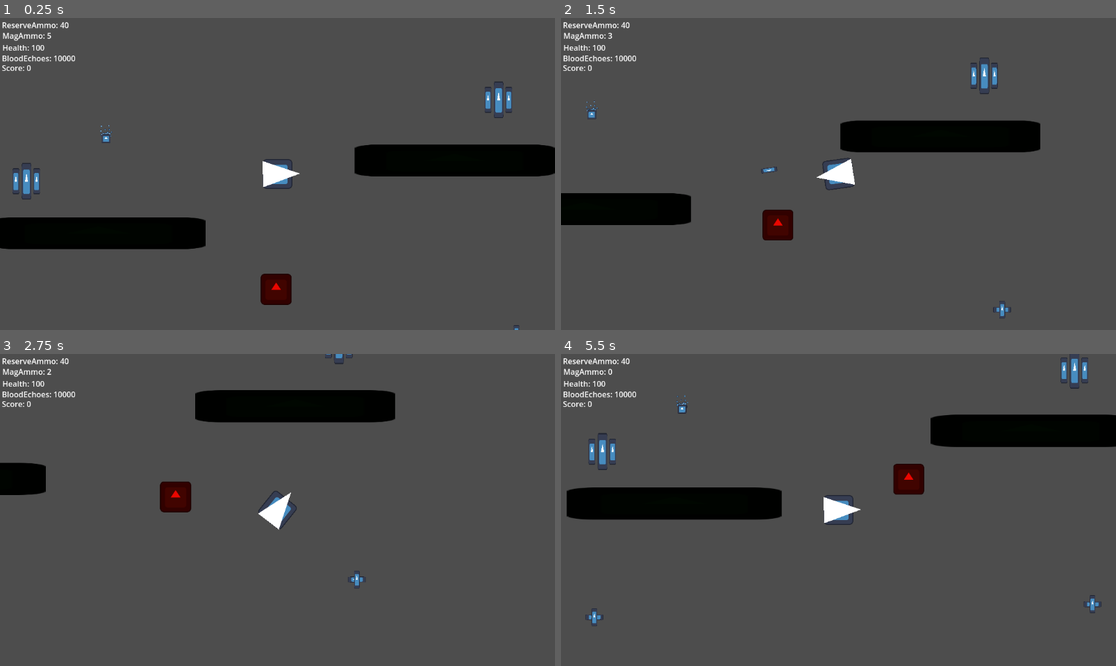
Above: before the commit, frames 1-4 (two rows, left to right).
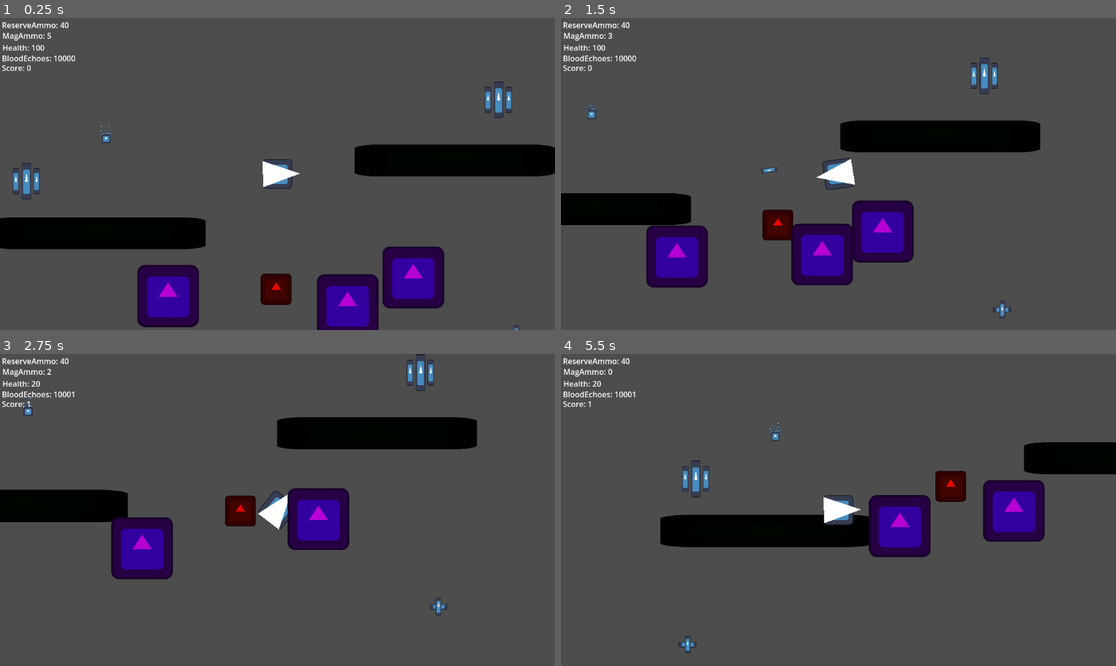
Above: after the commit, the same moments.

Repository: TheWhiteWolf0/Shooter-Game
Game: Godot game, scene res://Scenes/test_scence.tscn
The game is run twice, just before and just after one commit, with the same random seed, the same clock (stepped at 60 frames per second) and the same inputs. This scene is started directly instead of the project's main scene. The engine's default icon, where the game draws it, is replaced by a stand-in: a white triangle on a blue panel in a dark square.
Inputs (mouse positions are in pixels of both pictures, inside the frame that each line leads up to):
- Up to frame 1 (0.25 s): no input
- Up to frame 2 (1.5 s): move the mouse to (960, 158) at 0.52 s; hold D (Right) 0.53-1.28 s; click (960, 158) at 0.6 s; move the mouse to (727, 189) at 1.27 s; hold S (Down) from 1.28 s (still down); click (727, 189) at 1.35 s
- Up to frame 3 (2.75 s): move the mouse to (333, 441) at 2.02 s; release S (Down) at 2.03 s; hold D (Right) from 2.03 s (still down); click (333, 441) at 2.1 s
- Up to frame 4 (5.5 s): move the mouse to (810, 572) at 2.77 s; release D (Right) at 2.78 s; hold W (Up) 2.78-3.53 s; click (810, 572) at 2.85 s; move the mouse to (1005, 556) at 3.52 s; hold A (Left) 3.53-5.03 s; click (1005, 556) at 3.6 s; move the mouse to (672, 463) at 4.27 s; click (672, 463) at 4.35 s; move the mouse to (866, 510) at 5.02 s; hold S (Down) from 5.03 s (still down); click (866, 510) at 5.1 s

The runs differ from the first frame. In frame 1, 6.4% of the frame differs, in the area x 24-81%, y 73-100%; in frame 2, 6.5%; in frame 3, 16%; in frame 4, 18%, in the area x 1-100%, y 0-96%.

Commit message:
Enemy Collison works (kinda need to smooth it out)

Diff:
--- a/shootergame/Scenes/Player.tscn
+++ b/shootergame/Scenes/Player.tscn
@@ -16,6 +16,9 @@
 
 [sub_resource type="RectangleShape2D" id="RectangleShape2D_hh5uf"]
 size = Vector2(73, 64)
+
+[sub_resource type="CircleShape2D" id="CircleShape2D_kyqiw"]
+radius = 53.0094
 
 [node name="Player" type="CharacterBody2D"]
 script = ExtResource("1_kyqiw")
@@ -37,3 +40,10 @@
 position = Vector2(-0.0171871, -4.2234)
 
 [node name="Camera2D" type="Camera2D" parent="."]
+
+[node name="HitBox" type="Area2D" parent="."]
+
+[node name="CollisionShape2D" type="CollisionShape2D" parent="HitBox"]
+shape = SubResource("CircleShape2D_kyqiw")
+
+[connection signal="area_entered" from="HitBox" to="." method="_on_hit_box_area_entered"]
--- a/shootergame/Scenes/test_scence.tscn
+++ b/shootergame/Scenes/test_scence.tscn
@@ -7,6 +7,7 @@
 [ext_resource type="PackedScene" uid="uid://p22sham85u4u" path="res://Scenes/MedKits.tscn" id="5_iph1d"]
 [ext_resource type="PackedScene" uid="uid://c24l7jjbv3iqt" path="res://Scenes/damage_area.tscn" id="6_2dkxq"]
 [ext_resource type="PackedScene" uid="uid://bnglv4xn425t0" path="res://Scenes/ammo_pack.tscn" id="6_2n37a"]
+[ext_resource type="PackedScene" uid="uid://cwfkd43n5erxt" path="res://Scenes/enemy(multi_hit).tscn" id="8_2dkxq"]
 
 [sub_resource type="NavigationPolygon" id="NavigationPolygon_83j0u"]
 vertices = PackedVector2Array(1142.95, 636.023, 9.03125, 638.969, 9.75781, 404.203, 435.32, 404.203, 755.227, 253.203, 1141.18, 253.203, 435.32, 323.359, 1140.04, 10.0313, 1140.79, 172.359, 755.227, 172.359, 10.9609, 13.9609, 10.0078, 323.359)
@@ -85,3 +86,15 @@
 [node name="DamageArea2" parent="." instance=ExtResource("6_2dkxq")]
 position = Vector2(236, 166)
 scale = Vector2(0.50141, 0.50141)
+
+[node name="Enemy(Multi-hit)" parent="." node_paths=PackedStringArray("target_to_chase") instance=ExtResource("8_2dkxq")]
+position = Vector2(357, 502)
+target_to_chase = NodePath("../Player")
+
+[node name="Enemy(Multi-hit)2" parent="." node_paths=PackedStringArray("target_to_chase") instance=ExtResource("8_2dkxq")]
+position = Vector2(883, 462)
+target_to_chase = NodePath("../Player")
+
+[node name="Enemy(Multi-hit)3" parent="." node_paths=PackedStringArray("target_to_chase") instance=ExtResource("8_2dkxq")]
+position = Vector2(743, 523)
+target_to_chase = NodePath("../Player")
--- a/shootergame/Scripts/Player_Script.gd
+++ b/shootergame/Scripts/Player_Script.gd
@@ -62,3 +62,11 @@
 		# for now it will send the player to the upgrade scene#
 		get_tree().change_scene_to_file("res://Scenes/control.tscn")
 		# Need to create a main menu/level select #
+
+func _on_hit_box_area_entered(area: Area2D) -> void:
+	print("Player Hit")
+	GlobalVariables.player_Health = GlobalVariables.player_Health - 20
+	if GlobalVariables.player_Health <= 0:
+		death()
+
+	pass # Replace with function body.
Not shown: 1 places in shootergame/Scenes/Player.tscn that only renumber resources
Not shown: 1 places in shootergame/Scenes/test_scence.tscn that only renumber resources
